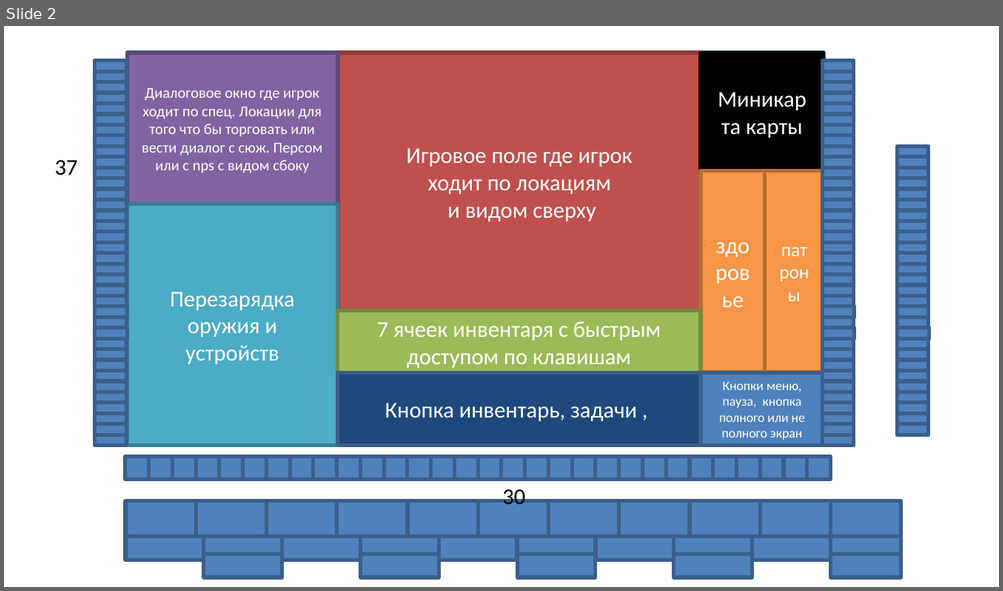
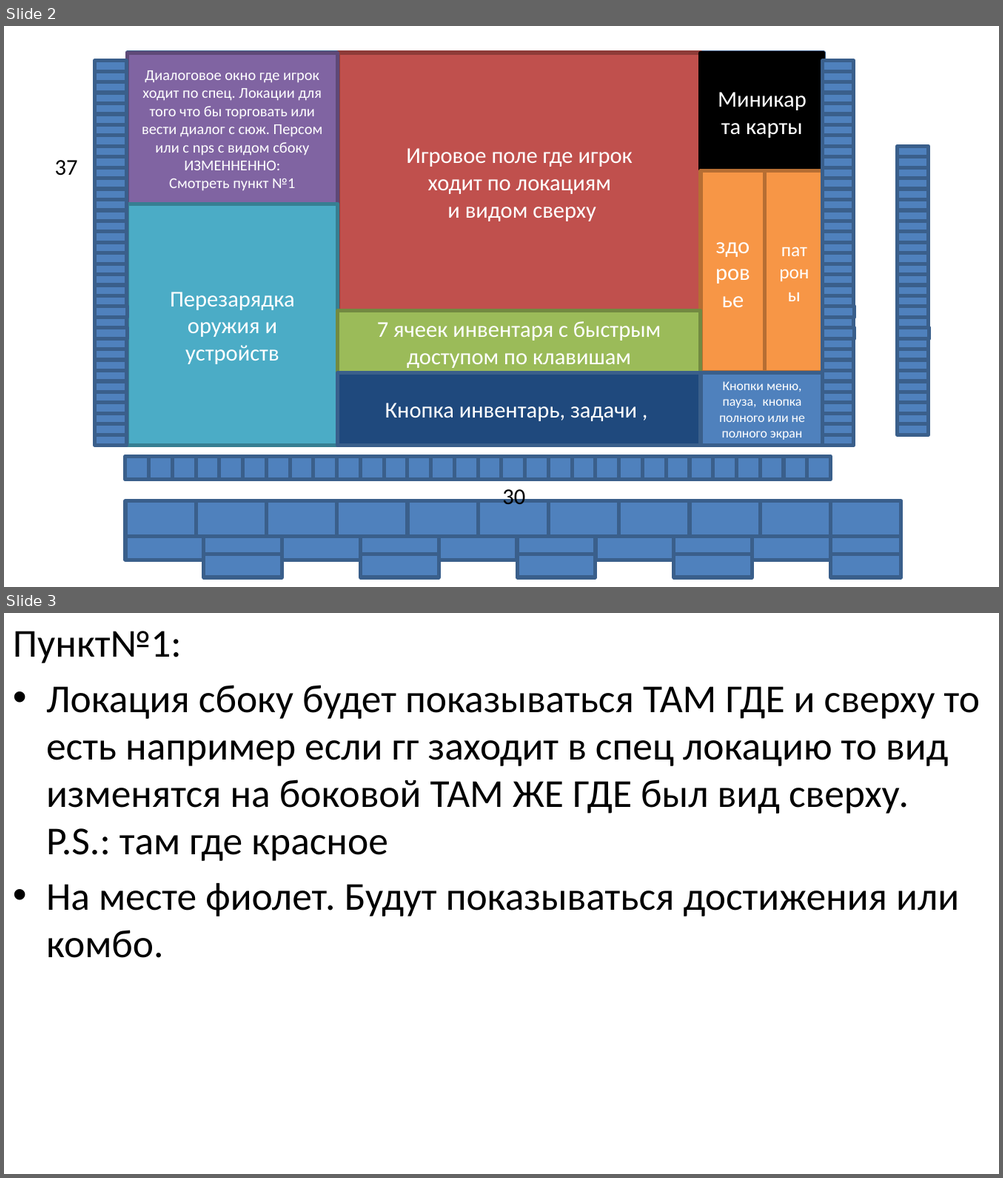
Before and after one commit to kto-ti-felis-cactus/pygame-project-, a slide deck: внешний вид.pptx. Shown one above the other, each under a label of ours: slide 2 before the commit, slides 2 and 3 after it. The pictures are 1003x591 and 1003x1178 pixels, drawn with LibreOffice and Linux fonts; fonts in the diff are those of the drawing. Boxes give left, top, right and bottom in pixels: in the first picture for what was removed or moved away, otherwise in the second. Text is boxed around its words. In the diff, an @@ line names an element or a change of style, - is before the commit and + after.

```diff
--- a/внешний вид.pptx
+++ b/внешний вид.pptx
@@ slide 3 added at bbox=[4, 613, 999, 1174], background #FFFFFF @@
@@ text added at bbox=[13, 631, 979, 958], 21 pt, text #000000 @@
+Пункт№1:
+• Локация сбоку будет показываться ТАМ ГДЕ и сверху то есть например если гг заходит в спец локацию то вид изменятся на боковой ТАМ ЖЕ ГДЕ был вид сверху. P.S.: там где красное
+• На месте фиолет. Будут показываться достижения или комбо.
@@ slide 2 changed as well @@
@@ text in rectangle at bbox=[169, 161, 295, 191]: paragraphs added @@
+ИЗМЕННЕННО:
+Смотреть пункт №1
```
Also in this commit, not shown: 3 other files.
